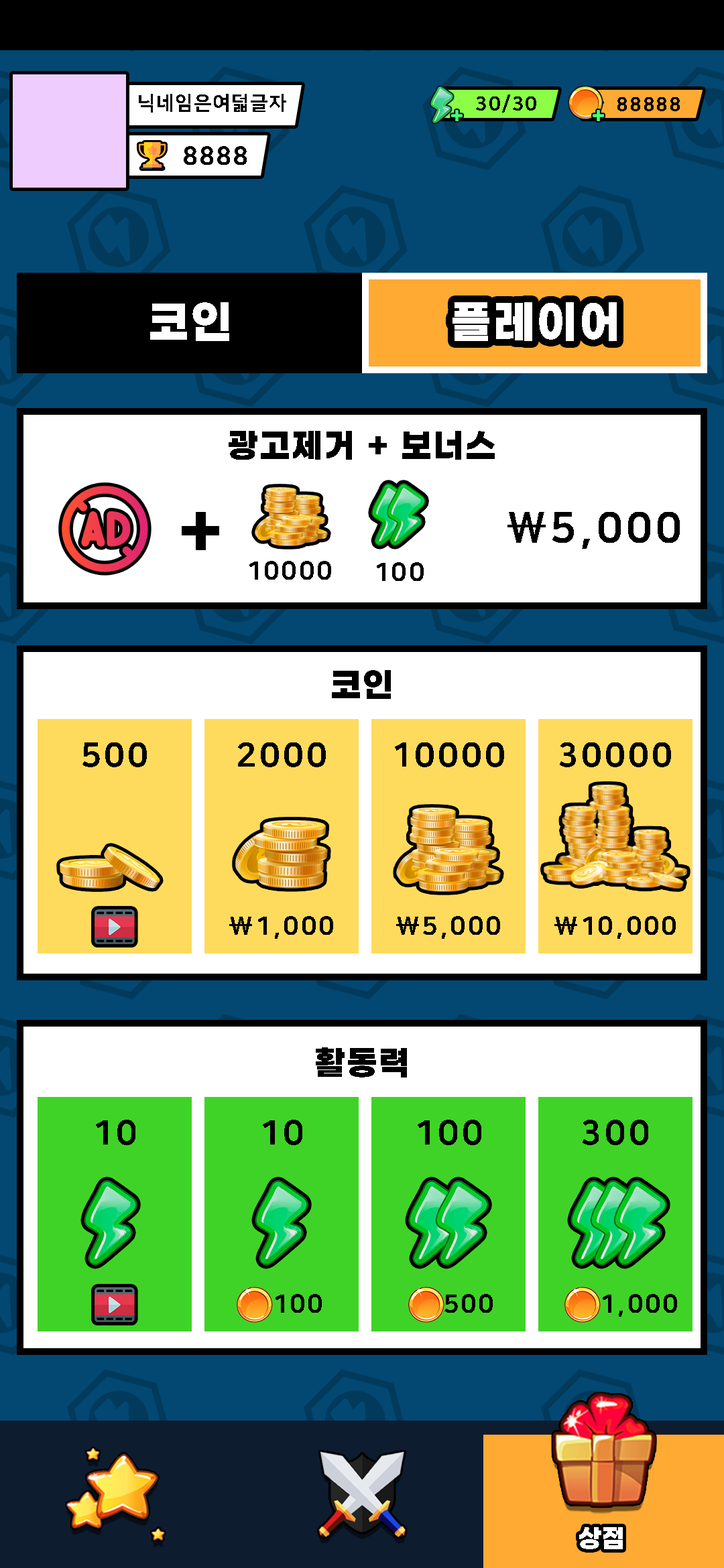
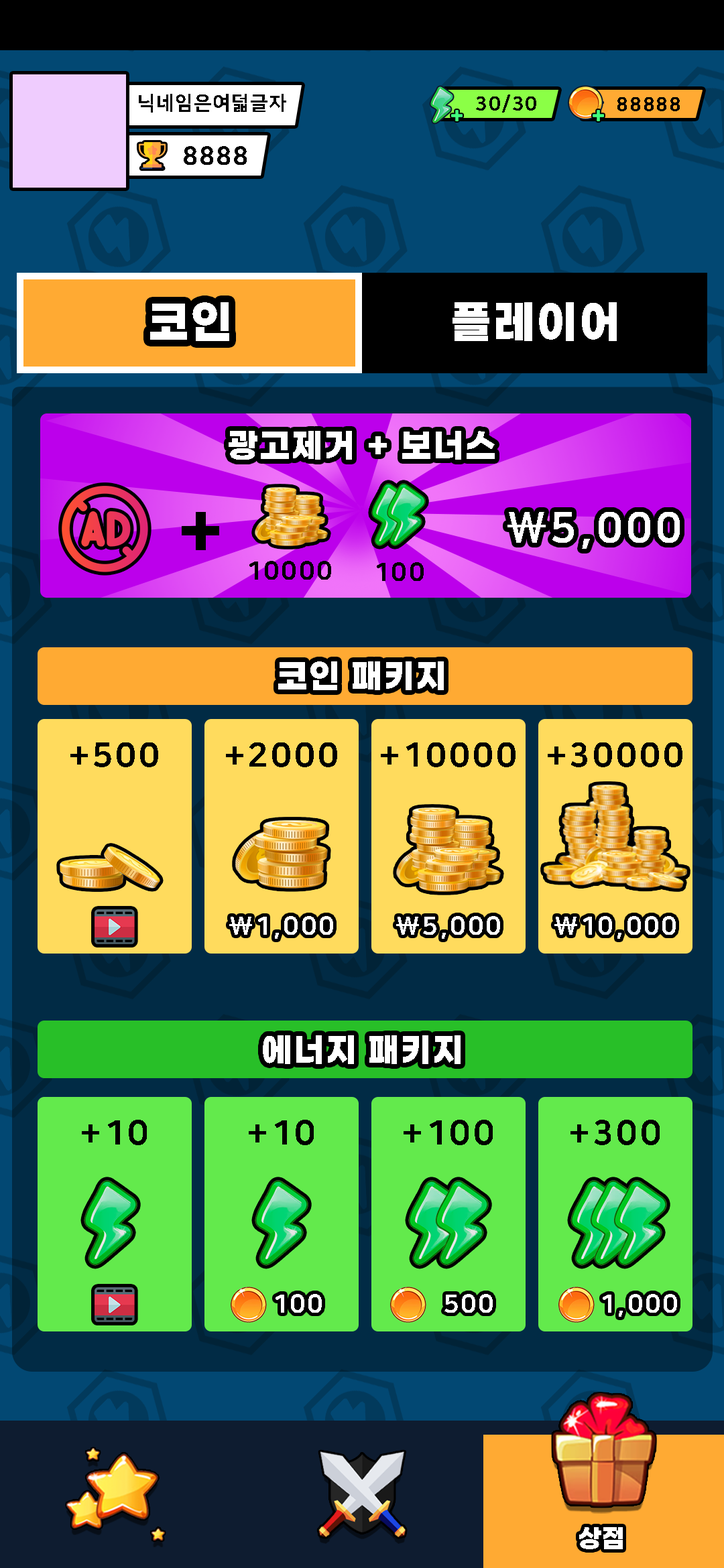
Two versions of the same layered image (724x1568). Layer-by-layer changes:
painted on "Rectangle 2" over [left=16, top=272, right=707, bottom=374]
painted on "CostText" over [left=507, top=511, right=680, bottom=549]
painted on "AdBlockText" over [left=228, top=430, right=495, bottom=460]
added layer "Layer 1" in group "AdBlock" over [left=12, top=386, right=711, bottom=645]
renamed "AdBlockFrame" to "Rectangle 21 copy 3", painted on it over [left=16, top=408, right=707, bottom=610]
painted on "30000Text" over [left=547, top=742, right=683, bottom=768]
painted on "CostText_3" over [left=554, top=916, right=676, bottom=939]
painted on "CoinFrame_4" over [left=538, top=719, right=693, bottom=954]
painted on "10000Text" over [left=380, top=742, right=516, bottom=768]
painted on "CoinFrame_3" over [left=371, top=719, right=526, bottom=954]
painted on "2000Text" over [left=225, top=742, right=338, bottom=768]
painted on "CoinFrame_2" over [left=204, top=719, right=359, bottom=954]
painted on "CoinFrame_1" over [left=37, top=719, right=192, bottom=954]
painted on "CoinTitleText" over [left=278, top=661, right=444, bottom=699]
renamed "CoinSelectFrame" to "Rectangle 21 copy 2", painted on it over [left=16, top=645, right=707, bottom=981]
painted on "300Text" over [left=570, top=1119, right=660, bottom=1146]
painted on "EnergyFrame_4" over [left=538, top=1096, right=693, bottom=1332]
painted on "EnergyFrame_3" over [left=371, top=1096, right=526, bottom=1332]
painted on "EnergyFrame_2" over [left=204, top=1096, right=359, bottom=1332]
painted on "EnergyFrame_1" over [left=37, top=1096, right=192, bottom=1332]
painted on "EnergyTitleText" over [left=262, top=1035, right=461, bottom=1078]
renamed "EnergyFrame" to "Rectangle 21 copy 2", painted on it over [left=16, top=1019, right=707, bottom=1355]
added layer "AdMainFrame" above "BottonTab" over [left=12, top=386, right=713, bottom=1372]
…and 12 more changes (3 moved_by, 9 painted)
